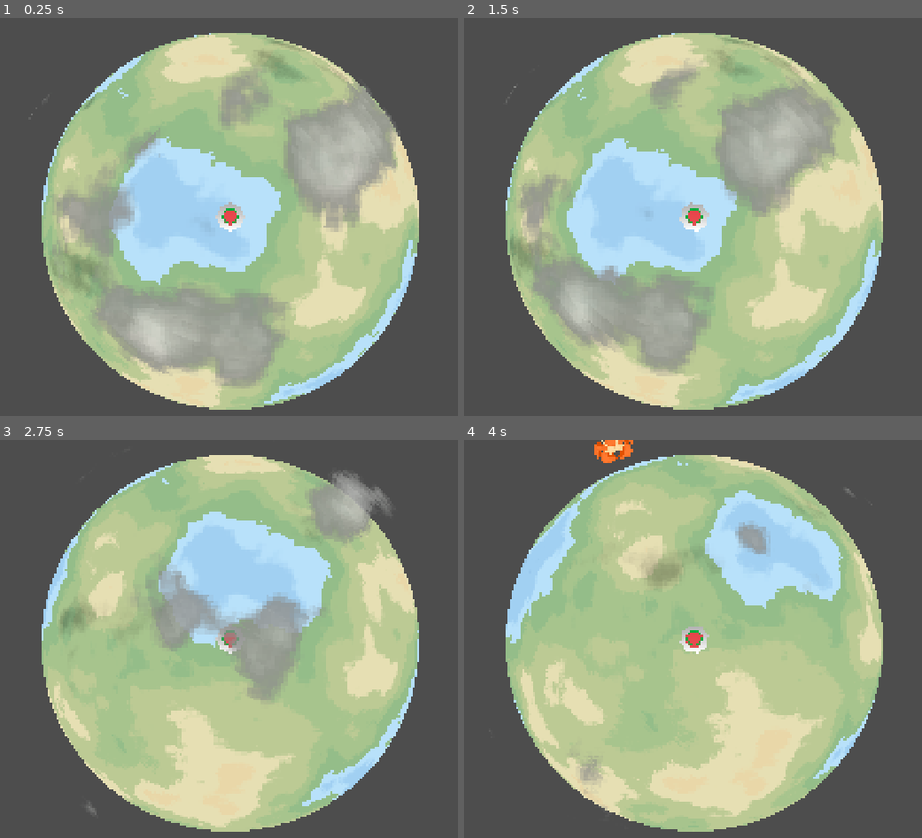
Above: before the commit, frames 1-4 (two rows, left to right).
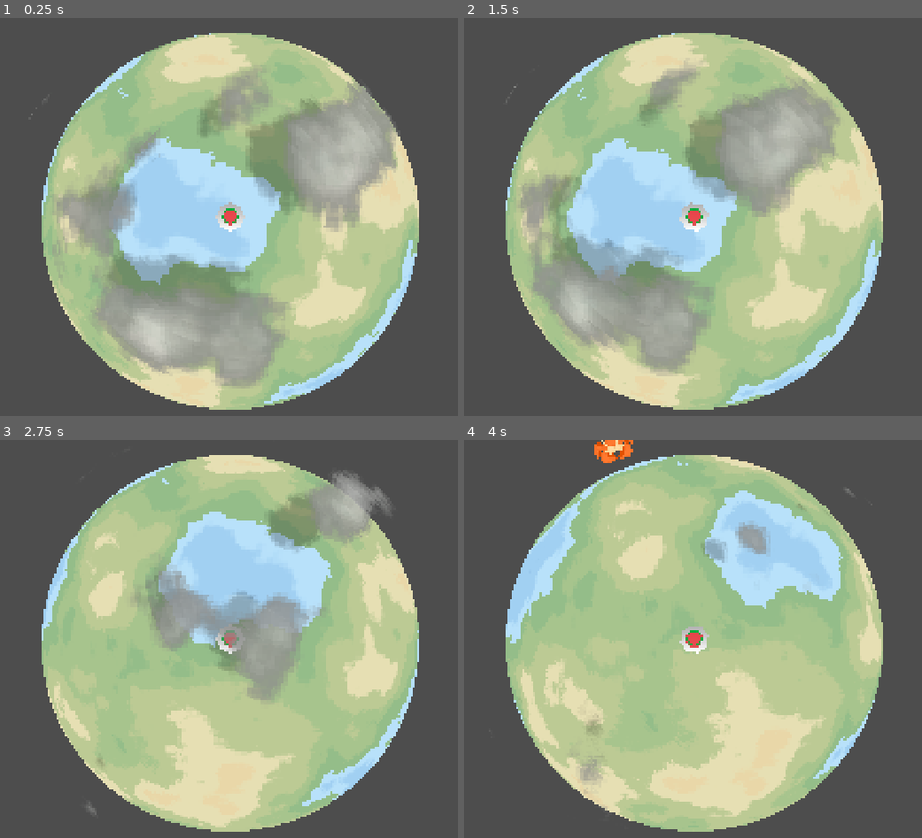
Above: after the commit, the same moments.

Repository: pgm-woutvande22/gamejam-juniperdev
Game: Godot game, scene res://scences/level.tscn
Same seed, same stepped clock (60 frames per second), same inputs: the game is played once before the commit and once after it.
Inputs (mouse positions are in pixels of both pictures, inside the frame that each line leads up to):
- Up to frame 1 (0.25 s): no input
- Up to frame 2 (1.5 s): move the mouse to (848, 197) at 0.52 s; click (848, 197) at 0.67 s; drag from (551, 236) to (660, 296) at 1.27 s
- Up to frame 3 (2.75 s): move the mouse to (302, 551) at 2.02 s; click (302, 551) at 2.17 s
- Up to frame 4 (4 s): drag from (660, 718) to (482, 579) at 2.77 s; move the mouse to (908, 698) at 3.52 s; click (908, 698) at 3.67 s

The runs differ from the first frame. In frame 1, 5.6% of the frame differs, in the area x 11-76%, y 5-72%; in frame 2, 4.1%; in frame 3, 2.4%; in frame 4, 0.7%.

Commit message:
🧃: fixed clouds

Diff:
--- a/scences/level.tscn
+++ b/scences/level.tscn
@@ -79,10 +79,10 @@
 shader_parameter/cloud_shadow_dir = Vector3(1, 0, 0.6)
 shader_parameter/cloud_shadow_offset = 0.08
 shader_parameter/cloud_pixel_density = 100.0
-shader_parameter/cloud_scale = 4.0
-shader_parameter/cloud_coverage = 0.68
-shader_parameter/cloud_softness = 0.15
-shader_parameter/cloud_speed = 0.02
+shader_parameter/cloud_scale = 3.0
+shader_parameter/cloud_coverage = 0.62
+shader_parameter/cloud_softness = 0.06
+shader_parameter/cloud_speed = 0.035
 shader_parameter/cloud_morph_speed = 0.2
 shader_parameter/cloud_morph_amount = 1.0
 
